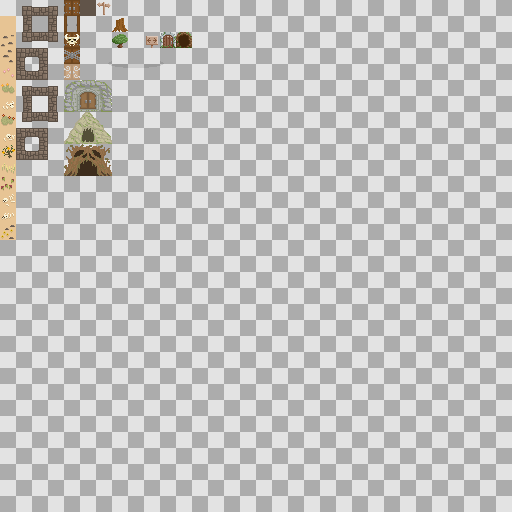
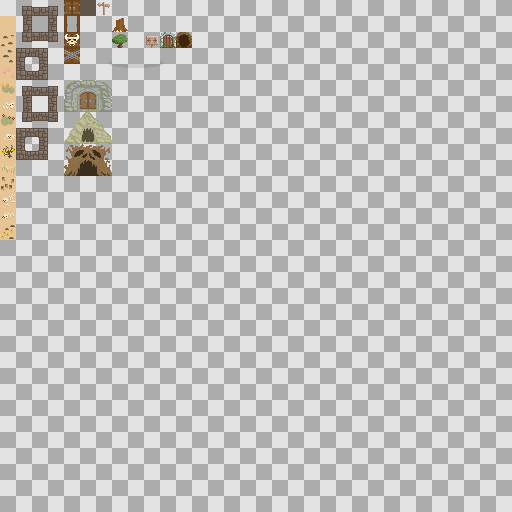
Two versions of the same layered image (512x512). Layer-by-layer changes:
painted on "tiles" over (64, 64, 80, 80)
